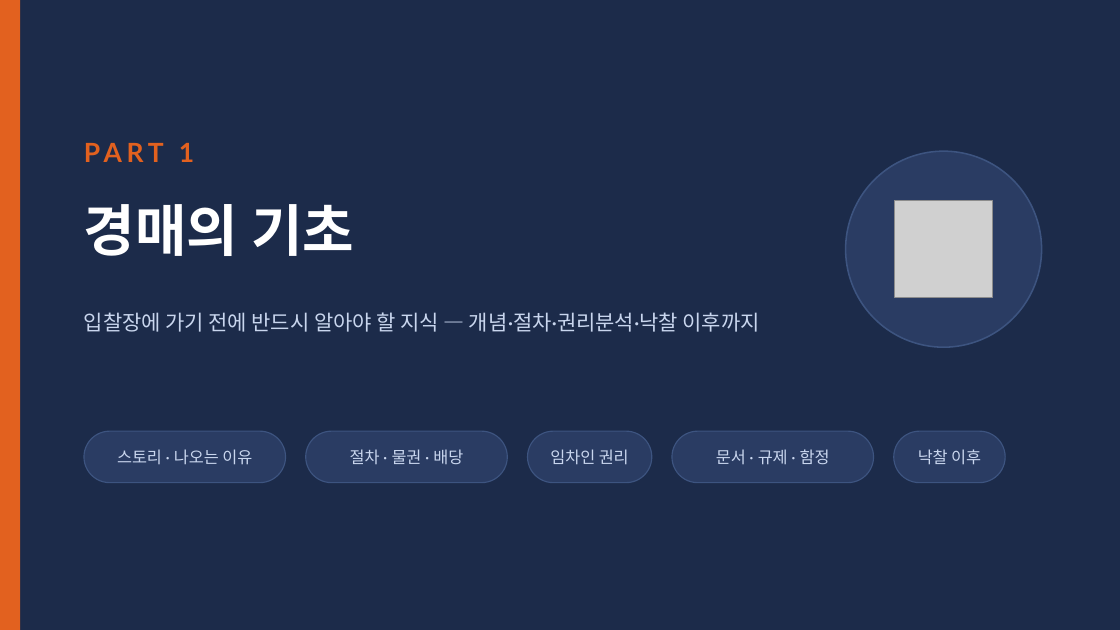
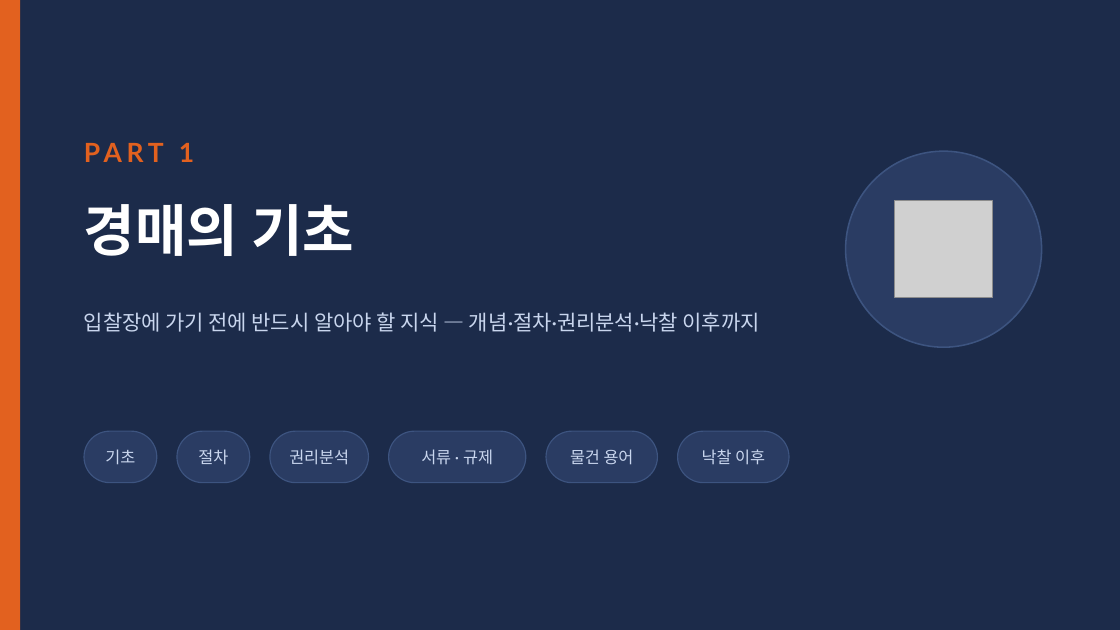
Before and after one commit to earthskyisbig/auction-crwal0629, a slide deck: slide 5 of docs/slides/AI부동산경매투자_강의슬라이드.pptx. Drawn at 1120x630 pixels with LibreOffice and Linux fonts; fonts in the diff are those of the drawing; grey boxes stand for pictures. Boxes give left, top, right and bottom in pixels: in the first picture for what was removed or moved away, otherwise in the second. Text is boxed around its words. In the diff, an @@ line names an element or a change of style, - is before the commit and + after.

```diff
--- a/docs/slides/AI부동산경매투자_강의슬라이드.pptx
+++ b/docs/slides/AI부동산경매투자_강의슬라이드.pptx
@@ rounded rectangle resized from (x1=84, y1=431, x2=286, y2=483) to (x1=84, y1=431, x2=157, y2=483) @@
@@ text at (x1=105, y1=449, x2=135, y2=465): text changed @@
-스토리 · 나오는 이유
+기초
@@ rounded rectangle resized from (x1=306, y1=431, x2=507, y2=483) to (x1=177, y1=431, x2=250, y2=483) @@
@@ text at (x1=198, y1=449, x2=228, y2=465): text changed @@
-절차 · 물권 · 배당
+절차
@@ rounded rectangle resized from (x1=528, y1=431, x2=652, y2=483) to (x1=270, y1=431, x2=368, y2=483) @@
@@ text at (x1=289, y1=449, x2=349, y2=465): text changed @@
-임차인 권리
+권리분석
@@ rounded rectangle resized from (x1=672, y1=431, x2=874, y2=483) to (x1=389, y1=431, x2=526, y2=483) @@
@@ text at (x1=421, y1=449, x2=493, y2=465): text changed @@
-문서 · 규제 · 함정
+서류 · 규제
@@ rounded rectangle moved from (x1=894, y1=431, x2=1005, y2=483) to (x1=547, y1=431, x2=657, y2=483) @@
@@ text added at (x1=570, y1=449, x2=634, y2=465), 10.5 pt, text #C9D6EE @@
+물건 용어
@@ text "낙찰 이후" moved from (x1=918, y1=449, x2=981, y2=465) to (x1=702, y1=449, x2=765, y2=465) @@
@@ rounded rectangle added at (x1=678, y1=431, x2=788, y2=483), fill #2A3C63, outline #3D5480 0.75 pt @@
```
Also in this commit, not shown: 30 other slides changed, 1 slide added, 1 other file.
